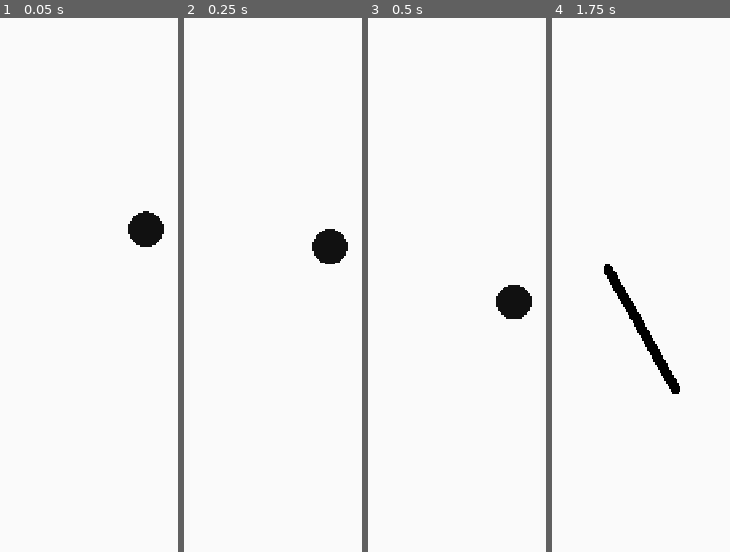
Above: before the commit, frames 1-4 (left to right).
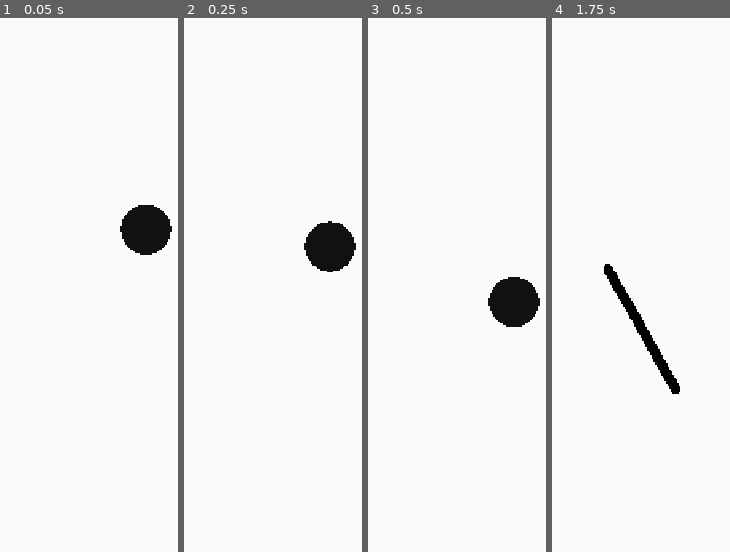
Above: after the commit, the same moments.

Repository: day-dreamer-11/bounce-line-
Game: Godot game, scene res://scenes/TrailDemo.tscn
Two runs of this game, one before a commit and one after it. Both use one fixed random seed, a clock stepped at 60 frames per second and the inputs below.
Inputs (mouse positions are in pixels of both pictures, inside the frame that each line leads up to):
- Up to frame 1 (0.05 s): no input
- Up to frame 2 (0.25 s): no input
- Up to frame 3 (0.5 s): no input
- Up to frame 4 (1.75 s): tap Enter at 0.5 s; move the mouse to (outside the picture) at 0.52 s; click (outside the picture) at 0.67 s; drag from (607, 268) to (674, 386) at 1.27 s

The runs differ from the first frame. In frame 1, 1.0% of the frame differs, in the area x 67-97%, y 35-45%; in frame 2, 1.0%; in frame 3, 1.1%, in the area x 67-97%, y 48-58%; in frame 4, nothing differs.

Commit message:
chore: Increase ball radius to 40px
Co-Authored-By: Claude Opus 4.7 <noreply@anthropic.com>

Diff:
--- a/scenes/Ball.tscn
+++ b/scenes/Ball.tscn
@@ -3,7 +3,7 @@
 [ext_resource type="Script" path="res://scripts/ball.gd" id="1_ball"]
 
 [sub_resource type="CircleShape2D" id="CircleShape2D_ball"]
-radius = 28.0
+radius = 40.0
 
 [node name="Ball" type="RigidBody2D"]
 position = Vector2(360, 640)
--- a/scripts/ball.gd
+++ b/scripts/ball.gd
@@ -1,7 +1,7 @@
 extends RigidBody2D
 ## Black ball — falls under gravity, bounces off lines, collects coins.
 
-const RADIUS := 28.0
+const RADIUS := 40.0
 const COLOR := Color(0.0667, 0.0667, 0.0667)
 
 
